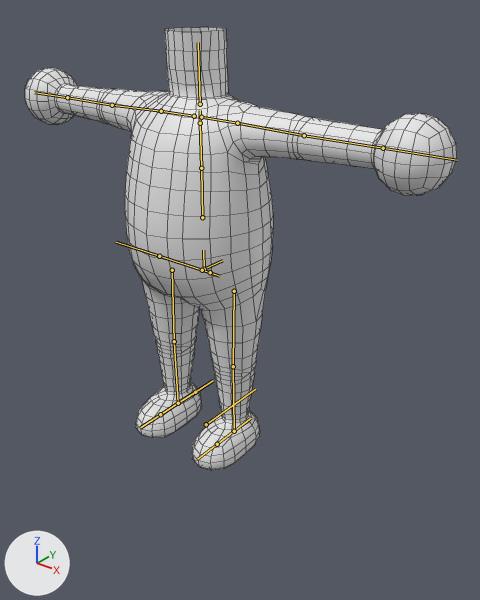
An edit to the FBX model Assets/Models/CharacterModels/BaseCharacterModel/BaseCharacterModel_Body.fbx, drawn before and after from the same camera.
Rendered twice from a camera (50 mm lens) standing at (3.24, -3.57, 3.56) and looking at (0.21, 0.22, 1.21). Lighting does not change. The marker at lower left points along +X, +Y and +Z. The older version comes first. The bones that change, and the others that lie on the model, are drawn over the model as lines. Mesh edges are drawn as thin lines.

In view in the first picture: 'Body'.
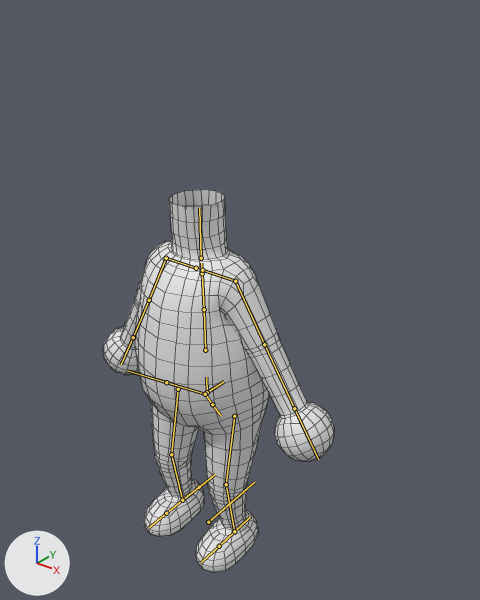
The newer file adds an action. The first version stands in its rest pose; the second is drawn at frame 1 of the action 'BaseControlRig|Sitting'.

The edits, one by one:
Bone 'Root' (bone_root) moves from (0.0, 0.0, 0.0) to (-1.14, 0.0, 0.0).
Bone 'Spine.01' (bone_spine_01) turns from (0, 0, 0) to (1, 0, 0) degrees about its own x, y and z.
Bone 'Neck' (bone_neck) turns from (0, 0, 0) to (-2, 0, 0) degrees about its own x, y and z.
Bone 'Upper_arm.L' (bone_upper_arm_l) turns from (0, 0, 0) to (-1, 0, -60) degrees about its own x, y and z.
Bone 'Upper_arm.R' (bone_upper_arm_r) turns from (0, 0, 0) to (-1, 0, 60) degrees about its own x, y and z.
Bone 'Thigh.L' (bone_thigh_l) turns from (0, 0, 0) to (-10, 0, 0) degrees about its own x, y and z.
Bone 'Shin.L' (bone_shin_l) turns from (0, 0, 0) to (19, 0, 0) degrees about its own x, y and z.
Bone 'Heel.L' (bone_heel_l) turns from (0, 0, 0) to (-9, 0, 0) degrees about its own x, y and z.
Bone 'Thigh.R' (bone_thigh_r) turns from (0, 0, 0) to (-10, 0, 0) degrees about its own x, y and z.
Bone 'Shin.R' (bone_shin_r) turns from (0, 0, 0) to (19, 0, 0) degrees about its own x, y and z.
Bone 'Heel.R' (bone_heel_r) turns from (0, 0, 0) to (-9, 0, 0) degrees about its own x, y and z.

Where the change shows, as pixel boxes [x1, y1, x2, y2] in the pictures (480 x 600 px):
'Body', posed (46% narrower, 14% shorter)
    before: [25, 27, 457, 470]
    after: [103, 190, 334, 573]
bone 'Root', root to tip
    before: (206, 424) to (255, 389)
    after: (208, 522) to (254, 482)
bone 'Spine.01', root to tip
    before: (202, 217) to (201, 168)
    after: (205, 350) to (204, 309)
bone 'Neck', root to tip
    before: (200, 104) to (198, 42)
    after: (201, 258) to (199, 208)
bone 'Upper_arm.L', root to tip
    before: (237, 123) to (304, 135)
    after: (235, 281) to (264, 344)
bone 'Upper_arm.R', root to tip
    before: (161, 111) to (112, 105)
    after: (166, 258) to (149, 300)
bone 'Thigh.L', root to tip
    before: (234, 291) to (233, 366)
    after: (234, 416) to (226, 484)
bone 'Shin.L', root to tip
    before: (233, 366) to (234, 431)
    after: (226, 484) to (234, 531)
bone 'Heel.L', root to tip
    before: (234, 431) to (251, 418)
    after: (234, 531) to (250, 517)
bone 'Thigh.R', root to tip
    before: (172, 270) to (174, 341)
    after: (178, 389) to (171, 454)
bone 'Shin.R', root to tip
    before: (174, 341) to (178, 403)
    after: (171, 454) to (182, 500)
bone 'Heel.R', root to tip
    before: (178, 403) to (195, 392)
    after: (182, 500) to (199, 487)
